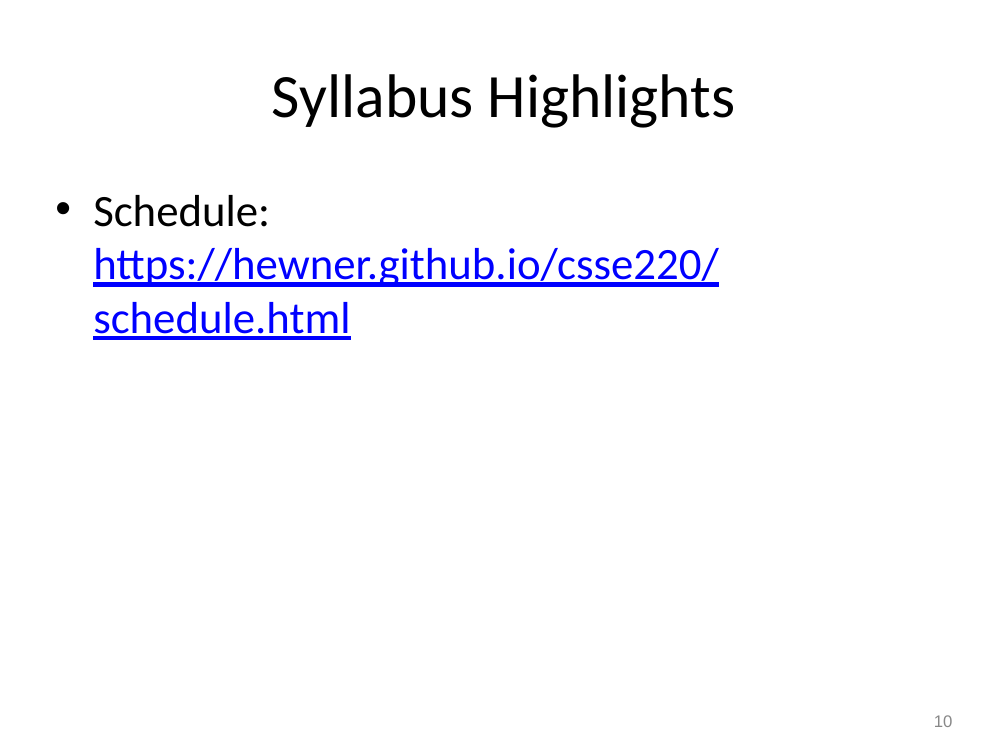
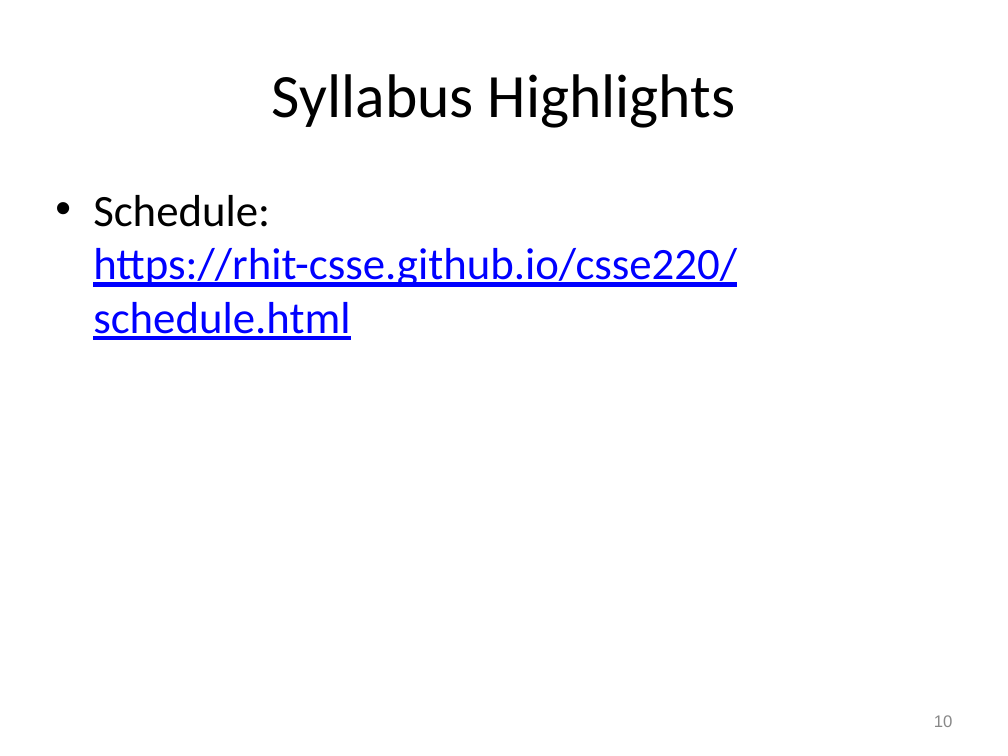
Before and after one commit to RHIT-CSSE/csse220, a slide deck: slide 10 of ClassMaterials/ArraysAndLists/Slides/Arrays and Lists.pptx. Drawn at 1008x756 pixels with LibreOffice and Linux fonts; fonts in the diff are those of the drawing. Boxes give left, top, right and bottom in pixels: in the first picture for what was removed or moved away, otherwise in the second. Text is boxed around its words. In the diff, an @@ line names an element or a change of style, - is before the commit and + after.

Commit message:
Made minor updates to Arrays and Lists power point such as the links to schedule page and syllabus were updated to correct pages

```diff
--- a/ClassMaterials/ArraysAndLists/Slides/Arrays and Lists.pptx
+++ b/ClassMaterials/ArraysAndLists/Slides/Arrays and Lists.pptx
@@ text at [93,195,737,340]: text changed @@
-• Schedule:
-  https://hewner.github.io/csse220/schedule.html
+• Schedule:
+  https://rhit-csse.github.io/csse220/schedule.html
```
Also in this commit, not shown: 2 other slides changed.
